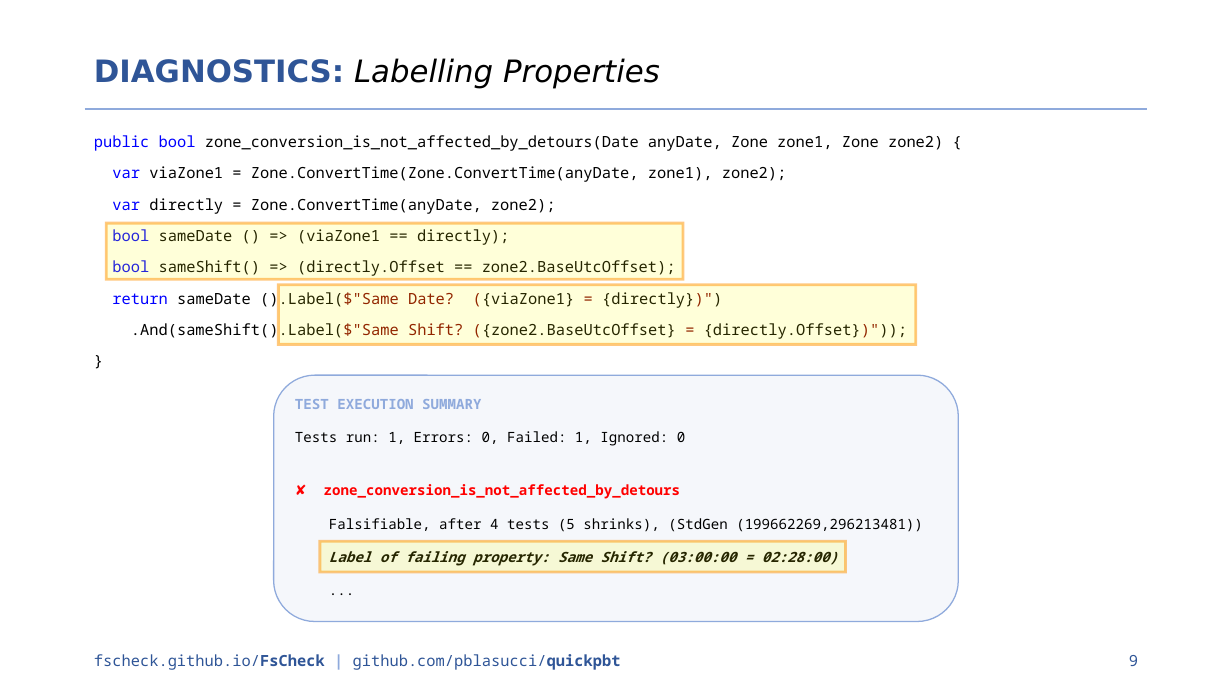
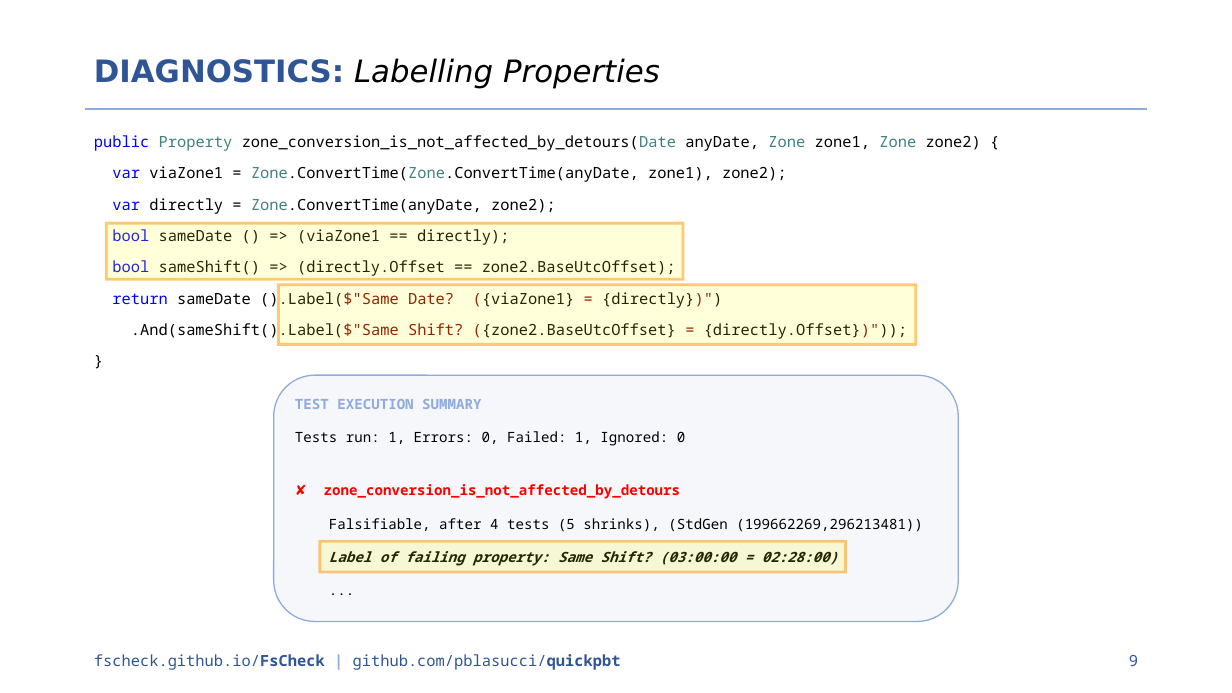
Before and after one commit to pblasucci/quickpbt, a slide deck: slide 9 of media/quickpbt.pptx. Drawn at 1232x693 pixels with LibreOffice and Linux fonts; fonts in the diff are those of the drawing. Boxes give left, top, right and bottom in pixels: in the first picture for what was removed or moved away, otherwise in the second. Text is boxed around its words. In the diff, an @@ line names an element or a change of style, - is before the commit and + after.

Commit message:
more tweaks to slide deck (colors, mostly)

```diff
--- a/media/quickpbt.pptx
+++ b/media/quickpbt.pptx
@@ text at (94,135,981,151): text changed @@
-public bool zone_conversion_is_not_affected_by_detours(Date anyDate, Zone zone1, Zone zone2) {
+public Property zone_conversion_is_not_affected_by_detours(Date anyDate, Zone zone1, Zone zone2) {
@@ text at (112,166,787,214): text colour #000000 to #408080 in "Zone.ConvertTime(Zone.ConvertTime(anyDate,", "Zone.ConvertTime(anyDate," @@
```
Also in this commit, not shown: 12 other slides changed, 1 other file.
